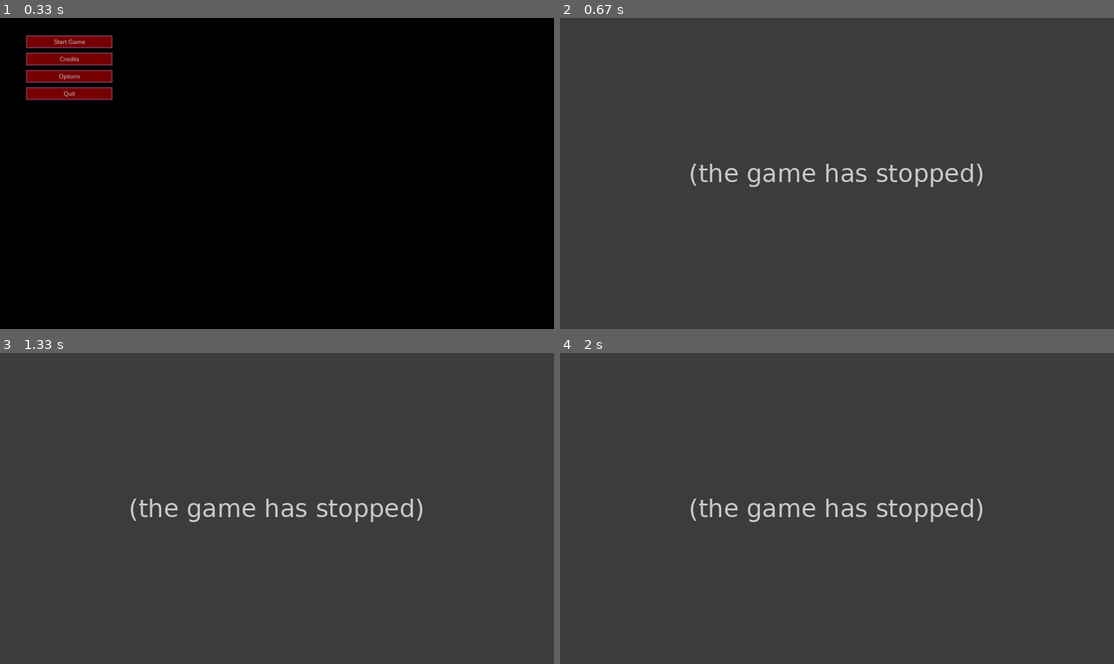
Above: before the commit, frames 1-4 (two rows, left to right).
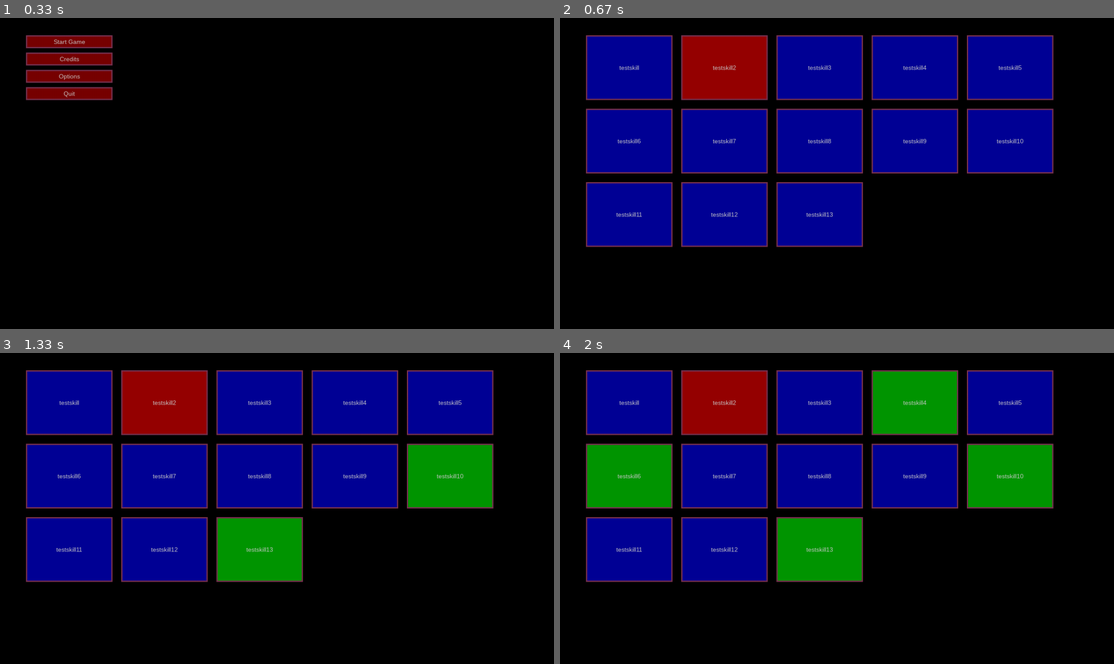
Above: after the commit, the same moments.

Repository: DiscoBizzle/Ghost-Simulator
Game: pygame game, started from ghost-simulator.py
Same seed, same stepped clock (60 frames per second), same inputs: the game is played once before the commit and once after it. The source is Python 2; it was converted automatically to run under Python 3.
Inputs (mouse positions are in pixels of both pictures, inside the frame that each line leads up to):
- Up to frame 1 (0.33 s): no input
- Up to frame 2 (0.67 s): tap S at 0.33 s
- Up to frame 3 (1.33 s): click (454, 499) at 0.73 s; click (277, 530) at 1.07 s
- Up to frame 4 (2 s): click (665, 461) at 1.4 s; click (920, 399) at 1.73 s

Frame 1 is identical in both runs. In frame 2, 100% of the frame differs, in the area x 0-100%, y 0-100%; in frame 3, 100%; in frame 4, 100%.
Error before the commit: AttributeError: 'SkillsMenu' object has no attribute 'game_class' (menus.py line 108); the game stopped at 0.35 s (later frames are placeholders)

Commit message:
quick fix to skill menu

Diff:
--- a/gslib/menus.py
+++ b/gslib/menus.py
@@ -81,15 +81,15 @@
             self.buttons['VOF'].text = 'View of Field: Yes'
 
 class SkillsMenu(object):
-    def __init__(self, GameClass):
-        self.GameClass = GameClass
+    def __init__(self, game_class):
+        self.game_class = game_class
         self.buttons = {}
         x_offset = 0
         y_offset = 0
-        for skill in self.GameClass.skills_dict:
-            if skill in self.GameClass.player1.skills_learnt:
+        for skill in self.game_class.skills_dict:
+            if skill in self.game_class.player1.skills_learnt:
                 skill_colour = LEARNT_SKILL_COLOUR
-            elif self.GameClass.skills_dict[skill].can_be_learnt(self.GameClass.player1):
+            elif self.game_class.skills_dict[skill].can_be_learnt(self.game_class.player1):
                 skill_colour = CAN_BE_LEARNT_COLOUR
             else:
                 skill_colour = UNLEARNABLE_COLOUR
@@ -112,13 +112,13 @@
             button.check_clicked(event.pos)
 
     def learn_skill(self, skill):
-        self.GameClass.player1.learn_skill(skill)
-        print self.GameClass.player1.skills_learnt
+        self.game_class.player1.learn_skill(skill)
+        print self.game_class.player1.skills_learnt
 
         for skill in self.buttons:
-            if skill in self.GameClass.player1.skills_learnt:
+            if skill in self.game_class.player1.skills_learnt:
                 skill_colour = LEARNT_SKILL_COLOUR
-            elif self.GameClass.skills_dict[skill].can_be_learnt(self.GameClass.player1):
+            elif self.game_class.skills_dict[skill].can_be_learnt(self.game_class.player1):
                 skill_colour = CAN_BE_LEARNT_COLOUR
             else:
                 skill_colour = UNLEARNABLE_COLOUR
